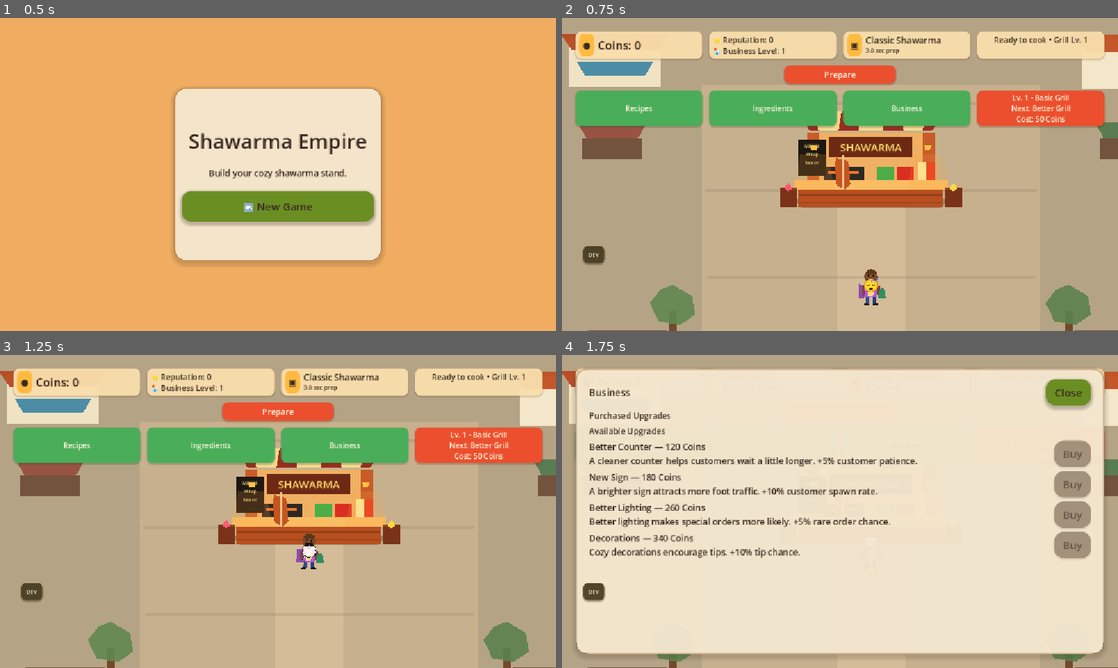
Above: before the commit, frames 1-4 (two rows, left to right).
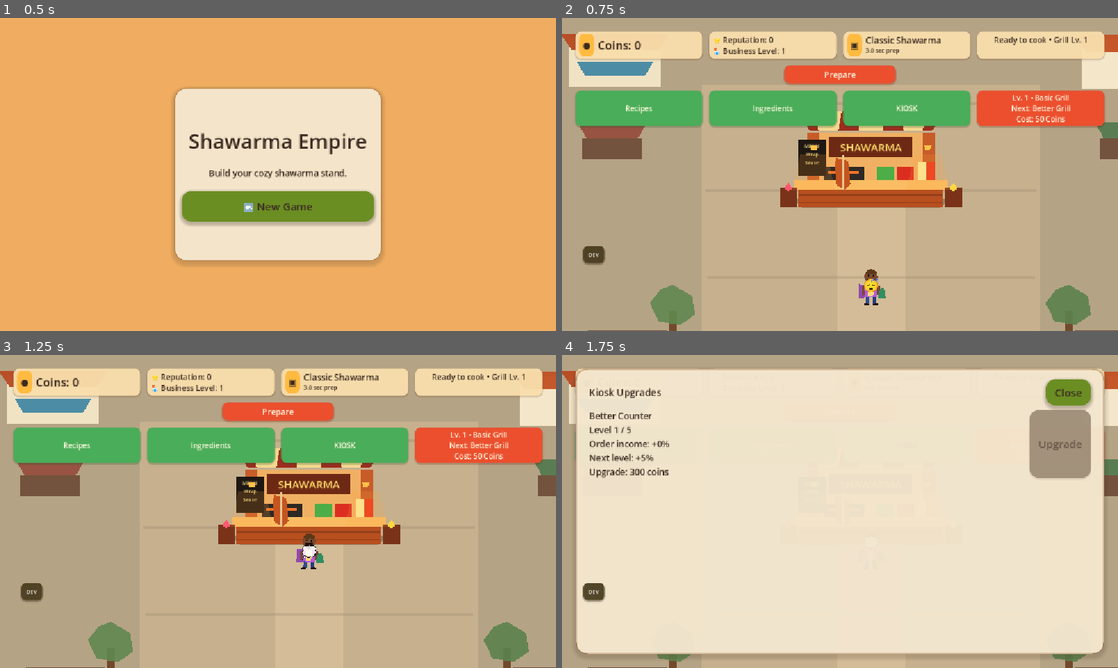
Above: after the commit, the same moments.

Repository: pyto159/ShawarmaEmpire
Game: Godot game, scene res://Scenes/MainMenu.tscn
Two runs of this game, one before a commit and one after it. Both use one fixed random seed, a clock stepped at 60 frames per second and the inputs below.
Inputs:
- Up to frame 1 (0.5 s): no input
- Up to frame 2 (0.75 s): click "🆕 New Game" at 0.5 s
- Up to frame 3 (1.25 s): no input
- Up to frame 4 (1.75 s): click "Business" (after the commit: "KIOSK") at 1.25 s

Frame 1 is identical in both runs. In frame 2, less than 0.1% of the frame differs, in the area x 59-65%, y 27-30%; in frame 3, less than 0.1%; in frame 4, 7.9%, in the area x 4-96%, y 10-66%.

Commit message:
SPRINT-11 add Better Counter kiosk progression

Diff:
--- a/shawarma-empire/Managers/GameManager.gd
+++ b/shawarma-empire/Managers/GameManager.gd
@@ -15,7 +15,8 @@
 const SAVE_KEY_PURCHASED_UPGRADES: String = "purchased_upgrades"
 const SAVE_KEY_UNLOCKED_RECIPES: String = "unlocked_recipes"
 const SAVE_KEY_UNLOCKED_INGREDIENTS: String = "unlocked_ingredients"
-const SAVE_KEY_PURCHASED_KIOSK_UPGRADES: String = "purchased_kiosk_upgrades"
+const SAVE_KEY_KIOSK_UPGRADES: String = "kiosk_upgrades"
+const LEGACY_SAVE_KEY_KIOSK_UPGRADES: String = "purchased_kiosk_upgrades"
 const SAVE_KEY_REPUTATION: String = "reputation"
 const SAVE_KEY_BUSINESS_LEVEL: String = "business_level"
 const SAVE_KEY_GAME_VERSION: String = "game_version"
@@ -59,11 +60,13 @@
 		return _create_empty_reward_details(false)
 
 	var combo_increased: bool = increase_combo()
-	var base_coins: int = max(order.total_price, 0)
-	var rare_bonus_coins: int = _calculate_rare_bonus(base_coins, order.reward_multiplier)
-	var favorite_bonus_coins: int = _calculate_favorite_bonus(base_coins, customer, order)
-	var combo_bonus_coins: int = roundi(float(base_coins) * economy_config.get_combo_bonus_percent(combo_level))
-	var tip_coins: int = _roll_tip_coins(base_coins)
+	var unmodified_base_coins: int = max(order.total_price, 0)
+	# Counter income is rounded first; tips and other bonuses remain based on recipe income.
+	var base_coins: int = roundi(float(unmodified_base_coins) * KioskUpgradeManager.get_order_income_multiplier())
+	var rare_bonus_coins: int = _calculate_rare_bonus(unmodified_base_coins, order.reward_multiplier)
+	var favorite_bonus_coins: int = _calculate_favorite_bonus(unmodified_base_coins, customer, order)
+	var combo_bonus_coins: int = roundi(float(unmodified_base_coins) * economy_config.get_combo_bonus_percent(combo_level))
+	var tip_coins: int = _roll_tip_coins(unmodified_base_coins)
 	var total_coins: int = base_coins + rare_bonus_coins + favorite_bonus_coins + combo_bonus_coins + tip_coins
 
 	return {
@@ -213,7 +216,7 @@
 		SAVE_KEY_PURCHASED_UPGRADES: _get_purchased_upgrade_save_ids(),
 		SAVE_KEY_UNLOCKED_RECIPES: _get_available_recipe_save_paths(),
 		SAVE_KEY_UNLOCKED_INGREDIENTS: IngredientManager.get_unlocked_ingredient_ids(),
-		SAVE_KEY_PURCHASED_KIOSK_UPGRADES: KioskUpgradeManager.get_save_data(),
+		SAVE_KEY_KIOSK_UPGRADES: KioskUpgradeManager.get_save_data(),
 		SAVE_KEY_REPUTATION: ReputationManager.reputation,
 		SAVE_KEY_BUSINESS_LEVEL: ReputationManager.business_level,
 		SAVE_KEY_GAME_VERSION: GAME_VERSION,
@@ -226,10 +229,20 @@
 	set_currency(saved_coins, saved_gems)
 	_apply_purchased_upgrade_save_ids(save_data.get(SAVE_KEY_PURCHASED_UPGRADES, []))
 	IngredientManager.apply_unlocked_ingredient_ids(save_data.get(SAVE_KEY_UNLOCKED_INGREDIENTS, []))
-	KioskUpgradeManager.apply_save_data(save_data.get(SAVE_KEY_PURCHASED_KIOSK_UPGRADES, []))
+	KioskUpgradeManager.apply_save_data(_get_kiosk_upgrade_save_data(save_data))
 	ReputationManager.apply_save_data(save_data.get(SAVE_KEY_REPUTATION, ReputationManager.STARTING_REPUTATION), save_data.get(SAVE_KEY_BUSINESS_LEVEL, ReputationManager.STARTING_BUSINESS_LEVEL))
 	_apply_grill_level_save_data(save_data)
 	reset_combo()
+
+
+func _get_kiosk_upgrade_save_data(save_data: Dictionary) -> Variant:
+	if save_data.has(SAVE_KEY_KIOSK_UPGRADES):
+		return save_data[SAVE_KEY_KIOSK_UPGRADES]
+	# The previous one-time Better Counter purchase maps to level 2.
+	var legacy_upgrades: Variant = save_data.get(LEGACY_SAVE_KEY_KIOSK_UPGRADES, [])
+	if legacy_upgrades is Array and legacy_upgrades.has(String(KioskUpgradeManager.BETTER_COUNTER_ID)):
+		return {String(KioskUpgradeManager.BETTER_COUNTER_ID): 2}
+	return {}
 
 
 func _get_purchased_upgrade_save_ids() -> Array[String]:
@@ -295,7 +308,7 @@
 
 
 func _roll_tip_coins(base_coins: int) -> int:
-	var total_tip_chance: float = clampf(economy_config.get_tip_chance() + KioskUpgradeManager.get_tip_chance_bonus(), 0.0, 1.0)
+	var total_tip_chance: float = economy_config.get_tip_chance()
 	if base_coins <= 0 or randf() >= total_tip_chance:
 		return 0
 
--- a/shawarma-empire/Managers/KioskUpgradeManager.gd
+++ b/shawarma-empire/Managers/KioskUpgradeManager.gd
@@ -1,135 +1,80 @@
 extends Node
 
 signal kiosk_upgrades_changed
-signal kiosk_upgrade_purchased(upgrade_id: StringName)
+signal kiosk_upgrade_purchased(upgrade_id: StringName, level: int)
 
 const BETTER_COUNTER_ID: StringName = &"better_counter"
-const NEW_SIGN_ID: StringName = &"new_sign"
-const BETTER_LIGHTING_ID: StringName = &"better_lighting"
-const DECORATIONS_ID: StringName = &"decorations"
-const SAVE_KEY_PURCHASED_KIOSK_UPGRADES: String = "purchased_kiosk_upgrades"
-const DEFAULT_PATIENCE_MULTIPLIER: float = 1.0
-const DEFAULT_SPAWN_RATE_MULTIPLIER: float = 1.0
-const DEFAULT_RARE_ORDER_CHANCE_BONUS: float = 0.0
-const DEFAULT_TIP_CHANCE_BONUS: float = 0.0
-const DEFAULT_TIP_REWARD_MULTIPLIER: float = 0.20
+const DEFAULT_UPGRADE_LEVEL: int = 1
 
-var purchased_upgrade_ids: Array[StringName] = []
+var upgrade_levels: Dictionary = {}
 
 
 func reset_to_defaults() -> void:
-	purchased_upgrade_ids.clear()
+	upgrade_levels.clear()
 	kiosk_upgrades_changed.emit()
 
 
-func get_available_upgrades() -> Array[Dictionary]:
-	var available_upgrades: Array[Dictionary] = []
-	for upgrade: Dictionary in get_all_upgrades():
-		if not is_purchased(StringName(str(upgrade.get("id", "")))):
-			available_upgrades.append(upgrade)
-
-	return available_upgrades
+func get_upgrade_level(upgrade_id: StringName) -> int:
+	return int(upgrade_levels.get(upgrade_id, DEFAULT_UPGRADE_LEVEL))
 
 
-func get_purchased_upgrades() -> Array[Dictionary]:
-	var purchased_upgrades: Array[Dictionary] = []
-	for upgrade: Dictionary in get_all_upgrades():
-		if is_purchased(StringName(str(upgrade.get("id", "")))):
-			purchased_upgrades.append(upgrade)
-
-	return purchased_upgrades
+func get_next_upgrade_cost(upgrade_id: StringName) -> int:
+	return GameManager.economy_config.get_upgrade_cost(upgrade_id, get_upgrade_level(upgrade_id) + 1)
 
 
-func get_all_upgrades() -> Array[Dictionary]:
-	return GameManager.economy_config.get_kiosk_upgrades()
+func is_upgrade_maxed(upgrade_id: StringName) -> bool:
+	return get_upgrade_level(upgrade_id) >= GameManager.economy_config.get_upgrade_max_level(upgrade_id)
 
 
-func is_purchased(upgrade_id: StringName) -> bool:
-	return purchased_upgrade_ids.has(upgrade_id)
+func can_purchase_upgrade(upgrade_id: StringName) -> bool:
+	if not GameManager.economy_config.has_kiosk_upgrade(upgrade_id) or is_upgrade_maxed(upgrade_id):
+		return false
+	return GameManager.coins >= get_next_upgrade_cost(upgrade_id)
 
 
-func can_purchase(upgrade_id: StringName) -> bool:
-	if is_purchased(upgrade_id):
+func purchase_upgrade(upgrade_id: StringName) -> bool:
+	if not can_purchase_upgrade(upgrade_id):
 		return false
 
-	return GameManager.coins >= get_upgrade_cost(upgrade_id)
-
-
-func purchase(upgrade_id: StringName) -> bool:
-	if String(upgrade_id).is_empty() or is_purchased(upgrade_id):
-		return false
-
-	var cost: int = get_upgrade_cost(upgrade_id)
+	var cost: int = get_next_upgrade_cost(upgrade_id)
 	if not GameManager.spend_coins(cost):
 		return false
 
-	purchased_upgrade_ids.append(upgrade_id)
-	kiosk_upgrade_purchased.emit(upgrade_id)
+	var new_level: int = get_upgrade_level(upgrade_id) + 1
+	upgrade_levels[upgrade_id] = new_level
+	kiosk_upgrade_purchased.emit(upgrade_id, new_level)
 	kiosk_upgrades_changed.emit()
 	SaveManager.queue_save_game()
 	return true
 
 
-func get_upgrade_cost(upgrade_id: StringName) -> int:
-	return int(_get_upgrade_data(upgrade_id).get("cost", 0))
+func get_upgrade_effect(upgrade_id: StringName) -> float:
+	return GameManager.economy_config.get_upgrade_effect(upgrade_id, get_upgrade_level(upgrade_id))
 
 
-func get_customer_patience_multiplier() -> float:
-	return DEFAULT_PATIENCE_MULTIPLIER + _get_bonus_value(BETTER_COUNTER_ID, "customer_patience_bonus")
+func get_order_income_multiplier() -> float:
+	return get_upgrade_effect(BETTER_COUNTER_ID)
 
 
-func get_customer_spawn_rate_multiplier() -> float:
-	return DEFAULT_SPAWN_RATE_MULTIPLIER + _get_bonus_value(NEW_SIGN_ID, "customer_spawn_rate_bonus")
+func set_upgrade_level_for_testing(upgrade_id: StringName, level: int) -> void:
+	if not GameManager.economy_config.has_kiosk_upgrade(upgrade_id):
+		return
+	upgrade_levels[upgrade_id] = clampi(level, DEFAULT_UPGRADE_LEVEL, GameManager.economy_config.get_upgrade_max_level(upgrade_id))
+	kiosk_upgrades_changed.emit()
+	SaveManager.queue_save_game()
 
 
-func get_rare_order_chance_bonus() -> float:
-	return DEFAULT_RARE_ORDER_CHANCE_BONUS + _get_bonus_value(BETTER_LIGHTING_ID, "rare_order_chance_bonus")
+func get_save_data() -> Dictionary:
+	var save_data: Dictionary = {}
+	for upgrade_id: StringName in GameManager.economy_config.get_kiosk_upgrade_ids():
+		save_data[String(upgrade_id)] = get_upgrade_level(upgrade_id)
+	return save_data
 
 
-func get_tip_chance_bonus() -> float:
-	return DEFAULT_TIP_CHANCE_BONUS + _get_bonus_value(DECORATIONS_ID, "tip_chance_bonus")
-
-
-func get_tip_reward_multiplier() -> float:
-	return DEFAULT_TIP_REWARD_MULTIPLIER
-
-
-func get_save_data() -> Array[String]:
-	var save_ids: Array[String] = []
-	for upgrade_id: StringName in purchased_upgrade_ids:
-		save_ids.append(String(upgrade_id))
-
-	return save_ids
-
-
-func apply_save_data(saved_upgrade_ids: Variant) -> void:
-	purchased_upgrade_ids.clear()
-	if not saved_upgrade_ids is Array:
-		kiosk_upgrades_changed.emit()
-		return
-
-	for saved_upgrade_id: Variant in saved_upgrade_ids:
-		var upgrade_id: StringName = StringName(str(saved_upgrade_id))
-		if String(upgrade_id).is_empty() or purchased_upgrade_ids.has(upgrade_id):
-			continue
-		if _get_upgrade_data(upgrade_id).is_empty():
-			continue
-
-		purchased_upgrade_ids.append(upgrade_id)
-
+func apply_save_data(saved_levels: Variant) -> void:
+	upgrade_levels.clear()
+	if saved_levels is Dictionary:
+		for upgrade_id: StringName in GameManager.economy_config.get_kiosk_upgrade_ids():
+			var max_level: int = GameManager.economy_config.get_upgrade_max_level(upgrade_id)
+			upgrade_levels[upgrade_id] = clampi(int(saved_levels.get(String(upgrade_id), DEFAULT_UPGRADE_LEVEL)), DEFAULT_UPGRADE_LEVEL, max_level)
 	kiosk_upgrades_changed.emit()
-
-
-func _get_upgrade_data(upgrade_id: StringName) -> Dictionary:
-	for upgrade: Dictionary in get_all_upgrades():
-		if StringName(str(upgrade.get("id", ""))) == upgrade_id:
-			return upgrade
-
-	return {}
-
-
-func _get_bonus_value(upgrade_id: StringName, bonus_key: String) -> float:
-	if not is_purchased(upgrade_id):
-		return 0.0
-
-	return float(_get_upgrade_data(upgrade_id).get(bonus_key, 0.0))
--- a/shawarma-empire/Resources/Economy/EconomyConfig.tres
+++ b/shawarma-empire/Resources/Economy/EconomyConfig.tres
@@ -65,30 +65,17 @@
 9: 0.4,
 10: 0.5
 }
-kiosk_upgrades = Array[Dictionary]([{
-"id": &"better_counter",
-"name": "Better Counter",
-"description": "A cleaner counter helps customers wait a little longer. +5% customer patience.",
-"cost": 120,
-"customer_patience_bonus": 0.05
-}, {
-"id": &"new_sign",
-"name": "New Sign",
-"description": "A brighter sign attracts more foot traffic. +10% customer spawn rate.",
-"cost": 180,
-"customer_spawn_rate_bonus": 0.10
-}, {
-"id": &"better_lighting",
-"name": "Better Lighting",
-"description": "Better lighting makes special orders more likely. +5% rare order chance.",
-"cost": 260,
-"rare_order_chance_bonus": 0.05
-}, {
-"id": &"decorations",
-"name": "Decorations",
-"description": "Cozy decorations encourage tips. +10% tip chance.",
-"cost": 340,
-"tip_chance_bonus": 0.10
-}])
+kiosk_upgrades = {
+&"better_counter": {
+"display_name": "Better Counter",
+"levels": {
+1: {"cost": 0, "effect": 1.00},
+2: {"cost": 300, "effect": 1.05},
+3: {"cost": 900, "effect": 1.10},
+4: {"cost": 2500, "effect": 1.18},
+5: {"cost": 6500, "effect": 1.28}
+}
+}
+}
 future_employee_costs = {}
 future_reputation_rewards = {}
--- a/shawarma-empire/Scenes/Main.gd
+++ b/shawarma-empire/Scenes/Main.gd
@@ -82,8 +82,6 @@
 func _connect_progression_signals() -> void:
 	if not GameManager.recipes_changed.is_connected(_on_recipes_changed):
 		GameManager.recipes_changed.connect(_on_recipes_changed)
-	if not KioskUpgradeManager.kiosk_upgrades_changed.is_connected(_on_kiosk_upgrades_changed):
-		KioskUpgradeManager.kiosk_upgrades_changed.connect(_on_kiosk_upgrades_changed)
 	if not ReputationManager.business_level_changed.is_connected(_on_business_level_changed):
 		ReputationManager.business_level_changed.connect(_on_business_level_changed)
 
@@ -112,7 +110,6 @@
 	var customer: Customer = instance as Customer
 	_assign_customer_order(customer)
 	customer.queue_system_path = CUSTOMER_QUEUE_PATH
-	customer.patience_multiplier = KioskUpgradeManager.get_customer_patience_multiplier()
 	customer.left.connect(_on_customer_left, CONNECT_ONE_SHOT)
 	AudioManager.play_customer_arrive()
 	customer.join_queue(customer_queue)
@@ -167,11 +164,6 @@
 	_update_active_customer()
 
 
-func _on_kiosk_upgrades_changed() -> void:
-	_update_spawn_timer_wait_time()
-	_apply_customer_patience_bonus()
-
-
 func _on_business_level_changed(_business_level: int) -> void:
 	_configure_customer_queue()
 	_update_spawn_timer_wait_time()
@@ -183,17 +175,11 @@
 
 
 func _get_total_spawn_rate_multiplier() -> float:
-	return KioskUpgradeManager.get_customer_spawn_rate_multiplier() * ReputationManager.get_customer_spawn_rate_multiplier()
+	return ReputationManager.get_customer_spawn_rate_multiplier()
 
 
 func _get_total_queue_capacity() -> int:
 	return queue_capacity + ReputationManager.get_queue_slot_bonus()
-
-
-func _apply_customer_patience_bonus() -> void:
-	for child: Node in spawned_customers.get_children():
-		if child is Customer:
-			(child as Customer).patience_multiplier = KioskUpgradeManager.get_customer_patience_multiplier()
 
 
 func _update_active_customer() -> void:
--- a/shawarma-empire/Scenes/UI/GameHUD.tscn
+++ b/shawarma-empire/Scenes/UI/GameHUD.tscn
@@ -310,7 +310,7 @@
 custom_minimum_size = Vector2(0, 38)
 layout_mode = 2
 size_flags_horizontal = 3
-text = "Business"
+text = "KIOSK"
 theme_override_colors/font_color = Color(1, 0.97, 0.87, 1)
 theme_override_styles/normal = SubResource("StyleBoxFlat_secondary_button")
 theme_override_styles/hover = SubResource("StyleBoxFlat_secondary_button_hover")
--- a/shawarma-empire/Scripts/Economy/EconomyConfig.gd
+++ b/shawarma-empire/Scripts/Economy/EconomyConfig.gd
@@ -8,6 +8,7 @@
 const DEFAULT_INGREDIENT_COST: int = 0
 const DEFAULT_GRILL_COST: int = 0
 const DEFAULT_KIOSK_UPGRADE_COST: int = 0
+const DEFAULT_KIOSK_UPGRADE_EFFECT: float = 1.0
 const DEFAULT_TIP_CHANCE: float = 0.20
 const DEFAULT_TIP_MIN_PERCENT: float = 0.05
 const DEFAULT_TIP_MAX_PERCENT: float = 0.25
@@ -66,19 +67,23 @@
 	4: 0.60,
 	5: 0.45,
 }
-const FALLBACK_KIOSK_UPGRADES: Array[Dictionary] = [
-	{"id": &"better_counter", "name": "Better Counter", "description": "A cleaner counter helps customers wait a little longer. +5% customer patience.", "cost": 120, "customer_patience_bonus": 0.05},
-	{"id": &"new_sign", "name": "New Sign", "description": "A brighter sign attracts more foot traffic. +10% customer spawn rate.", "cost": 180, "customer_spawn_rate_bonus": 0.10},
-	{"id": &"better_lighting", "name": "Better Lighting", "description": "Better lighting makes special orders more likely. +5% rare order chance.", "cost": 260, "rare_order_chance_bonus": 0.05},
-	{"id": &"decorations", "name": "Decorations", "description": "Cozy decorations encourage tips. +10% tip chance.", "cost": 340, "tip_chance_bonus": 0.10},
-]
+const FALLBACK_KIOSK_UPGRADES: Dictionary = {
+	&"better_counter": {
+		"display_name": "Better Counter",
+		"levels": {
+			1: {"cost": 0, "effect": 1.00}, 2: {"cost": 300, "effect": 1.05},
+			3: {"cost": 900, "effect": 1.10}, 4: {"cost": 2500, "effect": 1.18},
+			5: {"cost": 6500, "effect": 1.28},
+		},
+	},
+}
 
 @export var grill_levels: Dictionary = {}
 @export var ingredient_costs: Dictionary = {}
 @export var recipe_rewards: Dictionary = {}
 @export var recipe_preparation_times: Dictionary = {}
 @export var cooking_multipliers: Dictionary = {}
-@export var kiosk_upgrades: Array[Dictionary] = []
+@export var kiosk_upgrades: Dictionary = {}
 @export_range(0.0, 1.0, 0.01) var tip_chance: float = DEFAULT_TIP_CHANCE
 @export_range(0.0, 1.0, 0.01) var tip_min_percent: float = DEFAULT_TIP_MIN_PERCENT
 @export_range(0.0, 1.0, 0.01) var tip_max_percent: float = DEFAULT_TIP_MAX_PERCENT
@@ -118,11 +123,52 @@
 	return float(_get_value_for_level(_get_cooking_multipliers(), level, DEFAULT_COOKING_SPEED_MULTIPLIER))
 
 
-func get_kiosk_upgrades() -> Array[Dictionary]:
+func get_kiosk_upgrades() -> Dictionary:
 	if kiosk_upgrades.is_empty():
 		return FALLBACK_KIOSK_UPGRADES
 
 	return kiosk_upgrades
+
+
+func get_kiosk_upgrade_ids() -> Array[StringName]:
+	var upgrade_ids: Array[StringName] = []
+	for upgrade_id: Variant in get_kiosk_upgrades().keys():
+		upgrade_ids.append(StringName(str(upgrade_id)))
+	return upgrade_ids
+
+
+func has_kiosk_upgrade(upgrade_id: StringName) -> bool:
+	return get_kiosk_upgrades().has(upgrade_id) or get_kiosk_upgrades().has(String(upgrade_id))
+
+
+func get_upgrade_display_name(upgrade_id: StringName) -> String:
+	return str(_get_kiosk_upgrade_data(upgrade_id).get("display_name", String(upgrade_id).capitalize()))
+
+
+func get_upgrade_max_level(upgrade_id: StringName) -> int:
+	var max_level: int = 0
+	for level: Variant in _get_upgrade_levels(upgrade_id).keys():
+		max_level = maxi(max_level, int(level))
+	return max_level
+
+
+func get_upgrade_cost(upgrade_id: StringName, level: int) -> int:
+	var level_data: Dictionary = _get_value_for_level(_get_upgrade_levels(upgrade_id), level, {}) as Dictionary
+	return int(level_data.get("cost", DEFAULT_KIOSK_UPGRADE_COST))
+
+
+func get_upgrade_effect(upgrade_id: StringName, level: int) -> float:
+	var safe_level: int = clampi(level, 1, maxi(get_upgrade_max_level(upgrade_id), 1))
+	var level_data: Dictionary = _get_value_for_level(_get_upgrade_levels(upgrade_id), safe_level, {}) as Dictionary
+	return float(level_data.get("effect", DEFAULT_KIOSK_UPGRADE_EFFECT))
+
+
+func _get_kiosk_upgrade_data(upgrade_id: StringName) -> Dictionary:
+	return get_kiosk_upgrades().get(upgrade_id, get_kiosk_upgrades().get(String(upgrade_id), {})) as Dictionary
+
+
+func _get_upgrade_levels(upgrade_id: StringName) -> Dictionary:
+	return _get_kiosk_upgrade_data(upgrade_id).get("levels", {}) as Dictionary
 
 
 func get_ingredient_cost(ingredient_id: String) -> int:
--- a/shawarma-empire/Scripts/Orders/OrderGenerator.gd
+++ b/shawarma-empire/Scripts/Orders/OrderGenerator.gd
@@ -20,7 +20,7 @@
 
 	var recipe_index: int = randi_range(0, recipe_options.size() - 1)
 	var selected_recipe: Recipe = recipe_options[recipe_index]
-	var rare_order_chance: float = DEFAULT_RARE_ORDER_CHANCE + KioskUpgradeManager.get_rare_order_chance_bonus() + ReputationManager.get_rare_order_chance_bonus()
+	var rare_order_chance: float = DEFAULT_RARE_ORDER_CHANCE + ReputationManager.get_rare_order_chance_bonus()
 	var is_rare_order: bool = randf() < rare_order_chance
 	var reward_multiplier: float = RARE_ORDER_REWARD_MULTIPLIER if is_rare_order else Order.DEFAULT_REWARD_MULTIPLIER
 	var bonus_label: String = RARE_ORDER_BONUS_LABEL if is_rare_order else Order.EMPTY_BONUS_LABEL
--- a/shawarma-empire/Scripts/UI/GameHUD.gd
+++ b/shawarma-empire/Scripts/UI/GameHUD.gd
@@ -330,7 +330,7 @@
 func _create_progression_panels() -> void:
 	_recipes_panel = _create_base_panel("Recipe Menu", true)
 	_ingredients_panel = _create_base_panel("Ingredient Shop")
-	_business_panel = _create_base_panel("Business", true)
+	_business_panel = _create_base_panel("Kiosk Upgrades", true)
 	add_child(_recipes_panel)
 	add_child(_ingredients_panel)
 	add_child(_business_panel)
@@ -430,6 +430,16 @@
 		_create_dev_button("Level 4", _on_dev_set_grill_level_pressed.bind(4)),
 		_create_dev_button("Level 5", _on_dev_set_grill_level_pressed.bind(5)),
 	]))
+	content.add_child(_create_dev_section_label("Better Counter"))
+	content.add_child(_create_dev_button_row([
+		_create_dev_button("Level 1", _on_dev_set_counter_level_pressed.bind(1)),
+		_create_dev_button("Level 2", _on_dev_set_counter_level_pressed.bind(2)),
+		_create_dev_button("Level 3", _on_dev_set_counter_level_pressed.bind(3)),
+	]))
+	content.add_child(_create_dev_button_row([
+		_create_dev_button("Level 4", _on_dev_set_counter_level_pressed.bind(4)),
+		_create_dev_button("Level 5", _on_dev_set_counter_level_pressed.bind(5)),
+	]))
 	content.add_child(_create_dev_section_label("Reputation"))
 	content.add_child(_create_dev_button_row([
 		_create_dev_button("+25", _on_dev_add_reputation_pressed.bind(25)),
@@ -605,12 +615,7 @@
 func _populate_business_panel() -> void:
 	var rows: VBoxContainer = _get_panel_rows(_business_panel)
 	_clear_rows(rows)
-	rows.add_child(_create_business_section_label("Purchased Upgrades"))
-	for purchased_upgrade: Dictionary in KioskUpgradeManager.get_purchased_upgrades():
-		rows.add_child(_create_kiosk_upgrade_row(purchased_upgrade, true))
-	rows.add_child(_create_business_section_label("Available Upgrades"))
-	for available_upgrade: Dictionary in KioskUpgradeManager.get_available_upgrades():
-		rows.add_child(_create_kiosk_upgrade_row(available_upgrade, false))
+	rows.add_child(_create_kiosk_upgrade_row(KioskUpgradeManager.BETTER_COUNTER_ID))
 
 
 func _create_business_section_label(text: String) -> Label:
@@ -620,17 +625,31 @@
 	return label
 
 
-func _create_kiosk_upgrade_row(upgrade: Dictionary, purchased: bool) -> HBoxContainer:
+func _create_kiosk_upgrade_row(upgrade_id: StringName) -> HBoxContainer:
 	var row: HBoxContainer = HBoxContainer.new()
 	row.add_theme_constant_override("separation", PANEL_ROW_SEPARATION)
 	var label: Label = Label.new()
 	label.size_flags_horizontal = Control.SIZE_EXPAND_FILL
-	label.text = "%s — %d Coins\n%s" % [upgrade.get("name", "Upgrade"), int(upgrade.get("cost", 0)), upgrade.get("description", "")]
+	var level: int = KioskUpgradeManager.get_upgrade_level(upgrade_id)
+	var max_level: int = GameManager.economy_config.get_upgrade_max_level(upgrade_id)
+	var current_bonus: int = roundi((KioskUpgradeManager.get_upgrade_effect(upgrade_id) - 1.0) * 100.0)
+	var lines: Array[String] = [
+		GameManager.economy_config.get_upgrade_display_name(upgrade_id),
+		"Level %d / %d" % [level, max_level],
+		"Order income: +%d%%" % current_bonus,
+	]
+	if KioskUpgradeManager.is_upgrade_maxed(upgrade_id):
+		lines.append("MAX LEVEL")
+	else:
+		var next_effect: float = GameManager.economy_config.get_upgrade_effect(upgrade_id, level + 1)
+		lines.append("Next level: +%d%%" % roundi((next_effect - 1.0) * 100.0))
+		lines.append("Upgrade: %d coins" % KioskUpgradeManager.get_next_upgrade_cost(upgrade_id))
+	label.text = "\n".join(lines)
 	row.add_child(label)
 	var button: Button = Button.new()
-	button.text = "Purchased" if purchased else "Buy"
-	button.disabled = purchased or not KioskUpgradeManager.can_purchase(StringName(str(upgrade.get("id", ""))))
-	button.pressed.connect(_on_kiosk_upgrade_purchase_pressed.bind(StringName(str(upgrade.get("id", "")))))
+	button.text = "MAX LEVEL" if KioskUpgradeManager.is_upgrade_maxed(upgrade_id) else "Upgrade"
+	button.disabled = not KioskUpgradeManager.can_purchase_upgrade(upgrade_id)
+	button.pressed.connect(_on_kiosk_upgrade_purchase_pressed.bind(upgrade_id))
 	row.add_child(button)
 	return row
 
@@ -772,6 +791,13 @@
 func _on_dev_set_grill_level_pressed(level: int) -> void:
 	AudioManager.play_button()
 	GameManager.set_grill_level_for_testing(level)
+	AudioManager.play_upgrade()
+	_update_display()
+
+
+func _on_dev_set_counter_level_pressed(level: int) -> void:
+	AudioManager.play_button()
+	KioskUpgradeManager.set_upgrade_level_for_testing(KioskUpgradeManager.BETTER_COUNTER_ID, level)
 	AudioManager.play_upgrade()
 	_update_display()
 
@@ -803,7 +829,7 @@
 
 func _on_kiosk_upgrade_purchase_pressed(upgrade_id: StringName) -> void:
 	AudioManager.play_button()
-	if KioskUpgradeManager.purchase(upgrade_id):
+	if KioskUpgradeManager.purchase_upgrade(upgrade_id):
 		AudioManager.play_upgrade()
 		_populate_business_panel()
 		_update_display()
Not shown, changed: Docs/BALANCE.md
Not shown, changed: Docs/GAME_DESIGN.md
Not shown, changed: Docs/TECHNICAL.md
